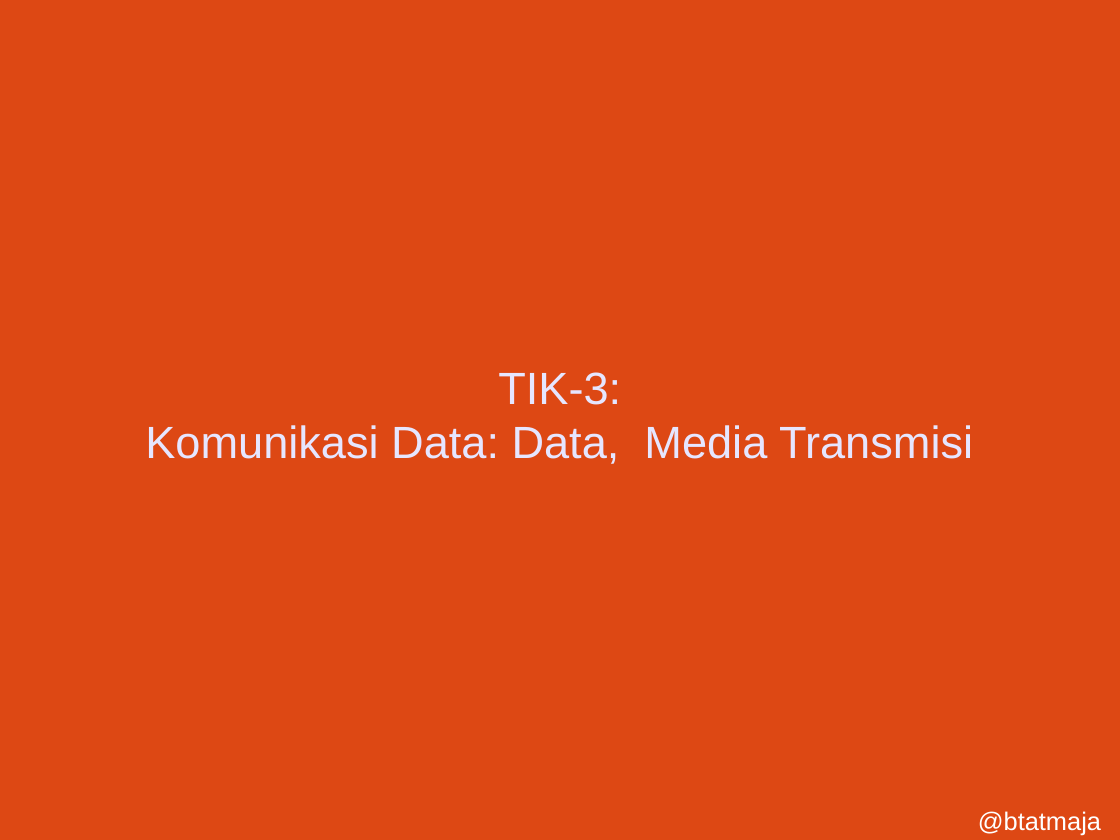
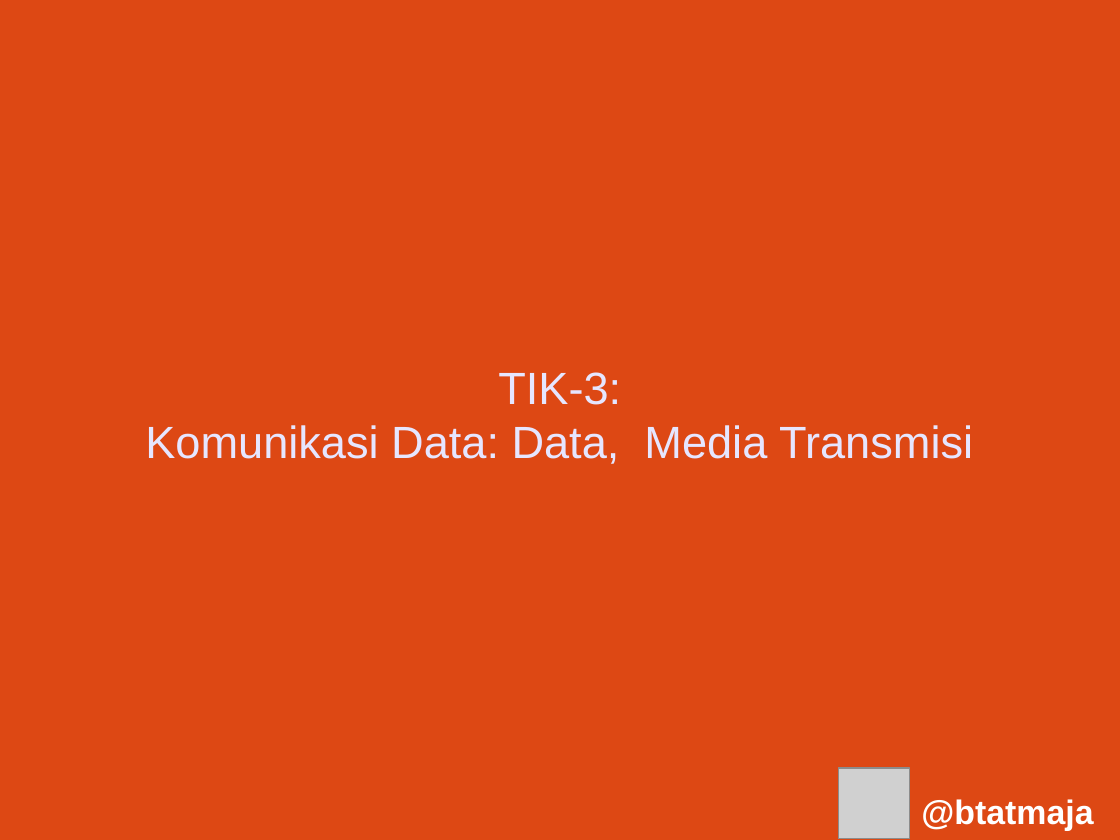
Before and after one commit to bagustris/TIK, a slide deck: slide 1 of tik-3.odp. Drawn at 1120x840 pixels with LibreOffice and Linux fonts; fonts in the diff are those of the drawing; grey boxes stand for pictures. Boxes give left, top, right and bottom in pixels: in the first picture for what was removed or moved away, otherwise in the second. Text is boxed around its words. In the diff, an @@ line names an element or a change of style, - is before the commit and + after.

```diff
--- a/tik-3.odp
+++ b/tik-3.odp
@@ picture added at box(838, 768, 910, 839) @@
@@ text "@btatmaja": place and size @@
-text "@btatmaja" at box(978, 811, 1101, 835)
+text "@btatmaja" at box(921, 799, 1093, 831)
@@ text "@btatmaja" at box(921, 799, 1093, 831): size 18 to 24 pt, bold on @@
```
